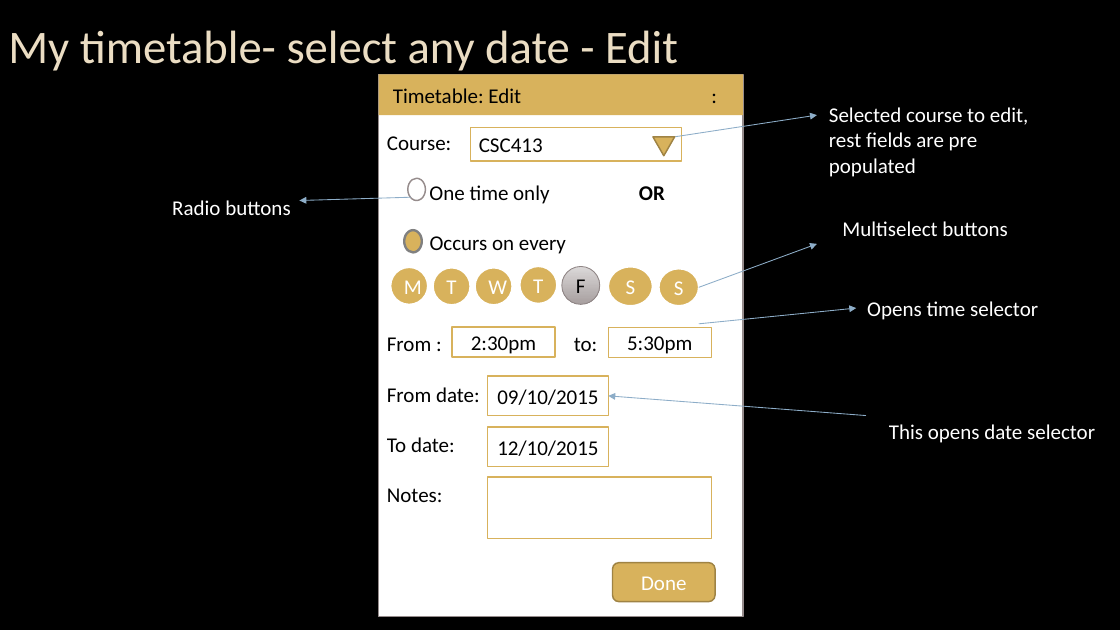
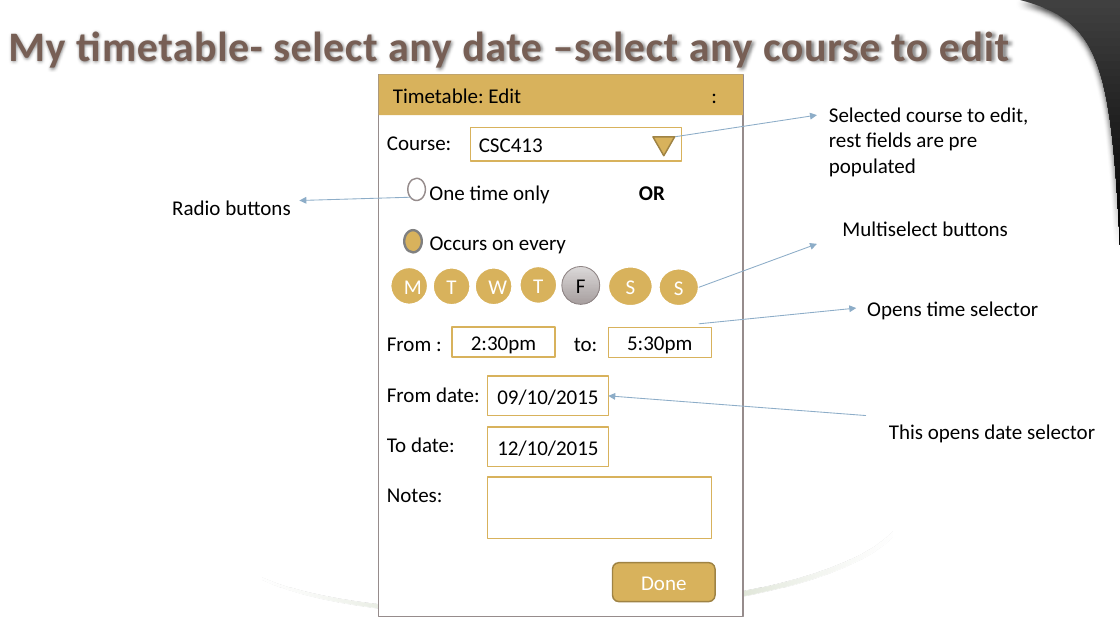
Before and after one commit to jaenudin86/Attendance, a slide deck: slide 22 of Attendance Wireframes.pptx (slide 18 before the commit). Drawn at 1120x630 pixels with LibreOffice and Linux fonts; fonts in the diff are those of the drawing; background and template pictures are left out. Boxes give left, top, right and bottom in pixels: in the first picture for what was removed or moved away, otherwise in the second. Text is boxed around its words. In the diff, an @@ line names an element or a change of style, - is before the commit and + after.

```diff
--- a/Attendance Wireframes.pptx
+++ b/Attendance Wireframes.pptx
@@ background picture (left out) to #FFFFFF @@
@@ freeform shape added at [1020, 0, 1120, 245], fill gradient #414141 to #000000 @@
@@ title at [8, 31, 1009, 70]: text changed; size 40 to 36 pt; text colour #EBDDC3 to #775F55; bold on @@
-My timetable- select any date - Edit
+My timetable- select any date –select any course to edit
@@ text colour #FFFFFF to #000000 in 5 elements at [867, 301, 1038, 320], [889, 424, 1095, 443], [842, 221, 1007, 236], [829, 107, 1029, 177], [172, 200, 290, 215] @@
@@ freeform shape added at [262, 532, 892, 616], fill gradient #FFFFFF to #9CB084 @@
```
Also in this commit, not shown: 35 other slides changed, 7 slides added, 3 slides removed, 1 other file.
